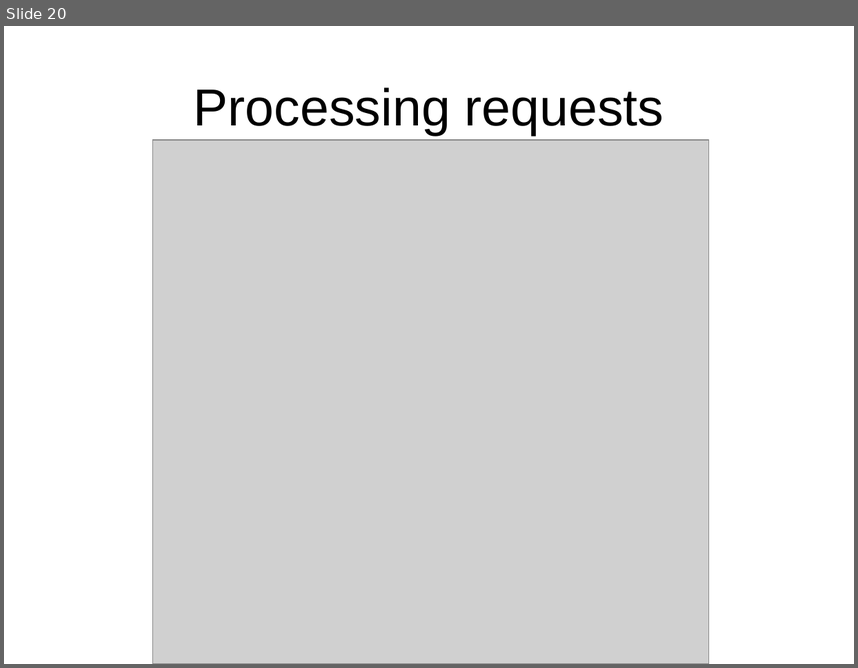
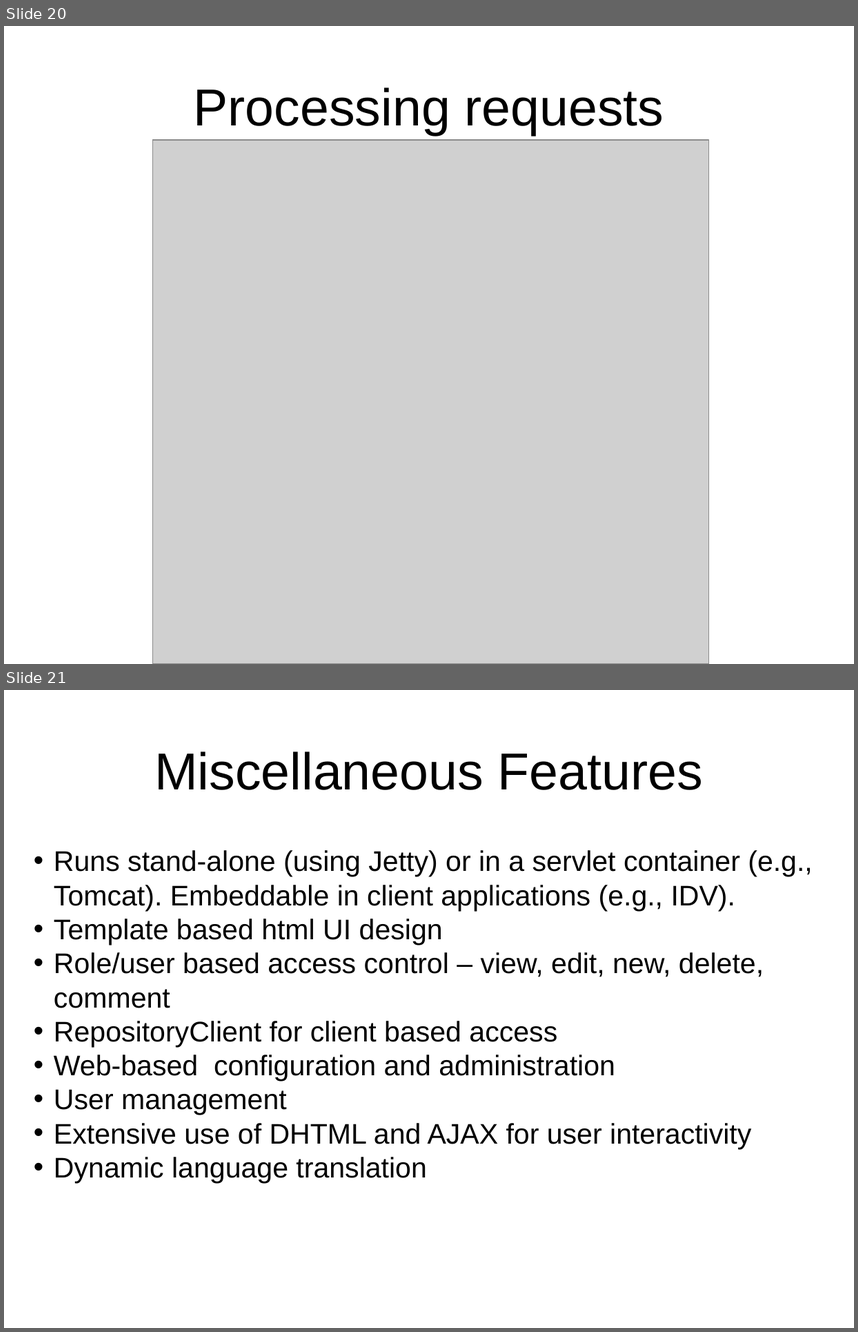
Before and after one commit to Unidata/IDV, a slide deck: ucar/unidata/repository/docs/presentations/architecture.ppt. Shown one above the other, each under a label of ours: slide 20 before the commit, slides 20 and 21 after it. The pictures are 858x668 and 858x1332 pixels, drawn with LibreOffice and Linux fonts; fonts in the diff are those of the drawing; grey boxes stand for pictures. Boxes give left, top, right and bottom in pixels: in the first picture for what was removed or moved away, otherwise in the second. Text is boxed around its words. In the diff, an @@ line names an element or a change of style, - is before the commit and + after.

```diff
--- a/ucar/unidata/repository/docs/presentations/architecture.ppt
+++ b/ucar/unidata/repository/docs/presentations/architecture.ppt
@@ slide 21 added at (4,690,854,1328), background #FFFFFF @@
@@ title added at (154,751,703,790), 44 pt, text #000000 @@
+Miscellaneous Features
@@ text added at (54,850,813,1183), 24 pt, text #000000 @@
+• Runs stand-alone (using Jetty) or in a servlet container (e.g., Tomcat). Embeddable in client applications (e.g., IDV).
+• Template based html UI design
+• Role/user based access control – view, edit, new, delete, comment
+• RepositoryClient for client based access
+• Web-based configuration and administration
+• User management
+• Extensive use of DHTML and AJAX for user interactivity
+• Dynamic language translation
```
Also in this commit, not shown: 2 slides changed, 1 other slide added, 9 other files.
